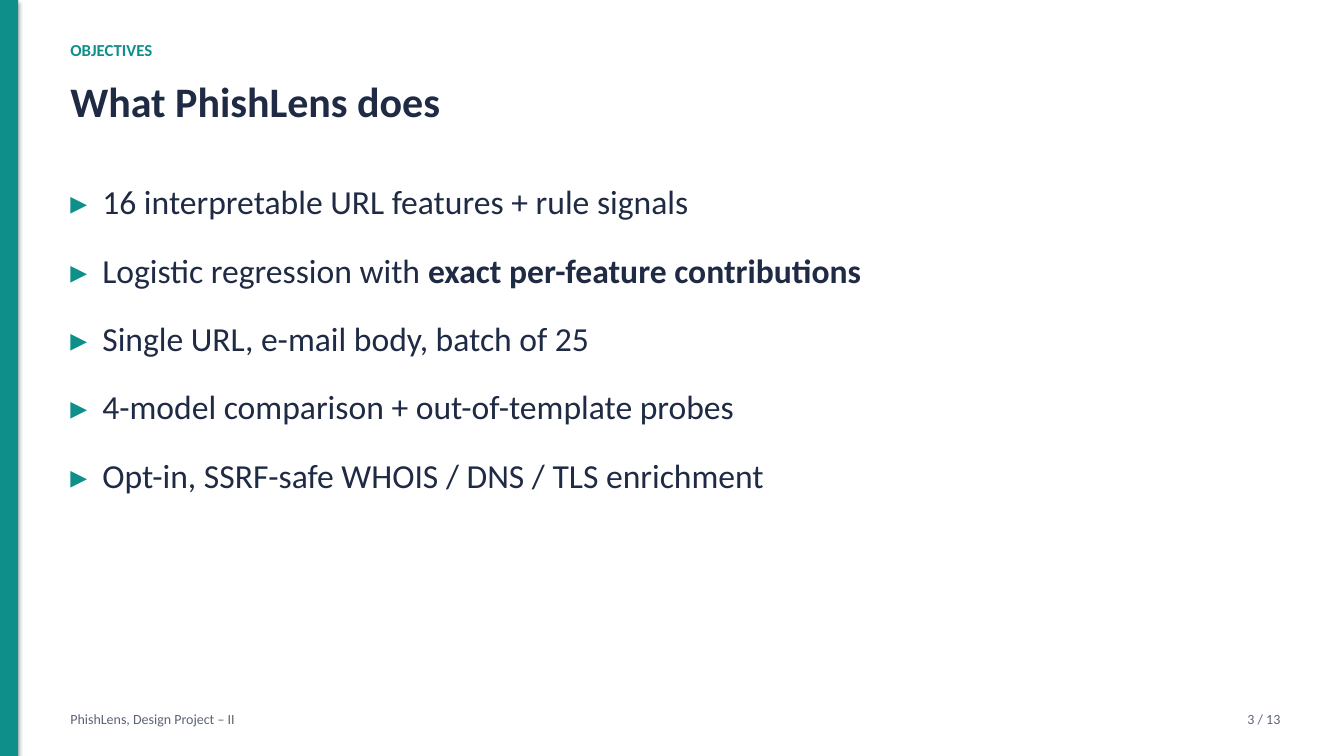
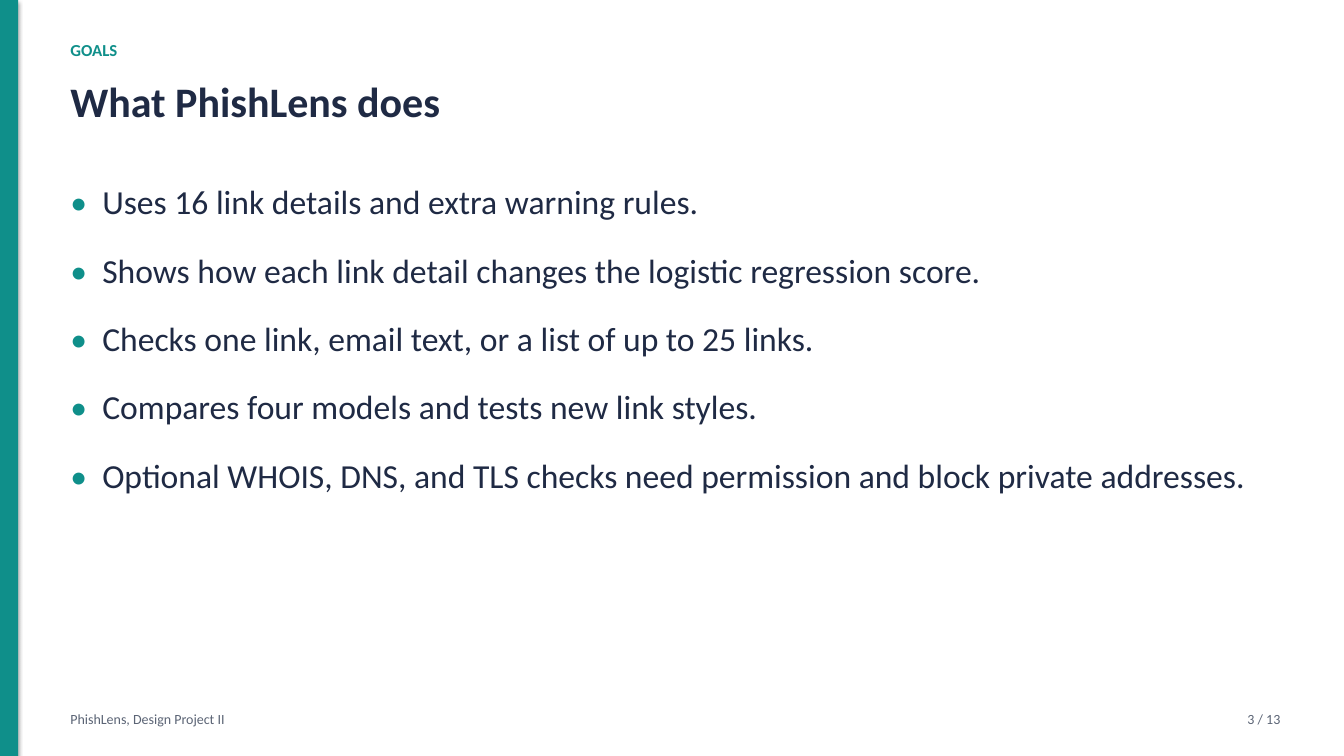
Before and after one commit to harshacreate/PhishLens, a slide deck: slide 3 of report/PhishLens_Presentation.pptx. Drawn at 1344x756 pixels with LibreOffice and Linux fonts; fonts in the diff are those of the drawing. Boxes give left, top, right and bottom in pixels: in the first picture for what was removed or moved away, otherwise in the second. Text is boxed around its words. In the diff, an @@ line names an element or a change of style, - is before the commit and + after.

```diff
--- a/report/PhishLens_Presentation.pptx
+++ b/report/PhishLens_Presentation.pptx
@@ text at [70,45,117,56]: text changed @@
-OBJECTIVES
+GOALS
@@ text at [102,190,1245,494]: text changed @@
-▸ 16 interpretable URL features + rule signals
-▸ Logistic regression with exact per-feature contributions
-▸ Single URL, e-mail body, batch of 25
-▸ 4-model comparison + out-of-template probes
-▸ Opt-in, SSRF-safe WHOIS / DNS / TLS enrichment
+• Uses 16 link details and extra warning rules.
+• Shows how each link detail changes the logistic regression score.
+• Checks one link, email text, or a list of up to 25 links.
+• Compares four models and tests new link styles.
+• Optional WHOIS, DNS, and TLS checks need permission and block private addresses.
@@ text at [70,714,225,727]: text changed @@
-PhishLens, Design Project – II
+PhishLens, Design Project II
```
Also in this commit, not shown: 12 other slides changed, 16 other files.
